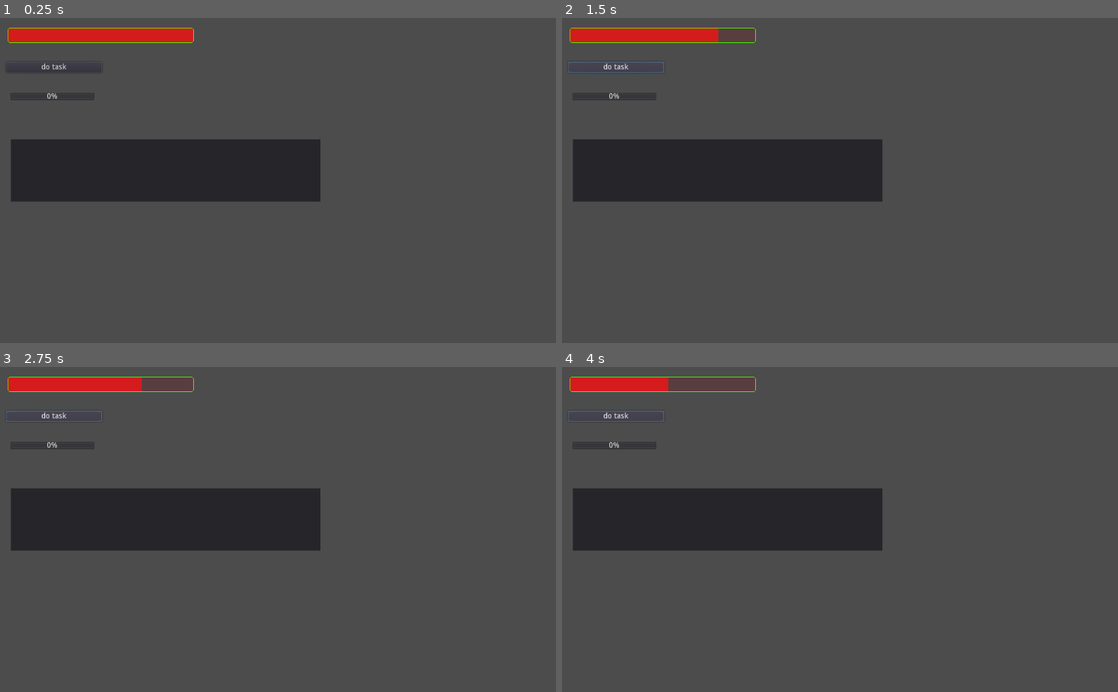
Above: before the commit, frames 1-4 (two rows, left to right).
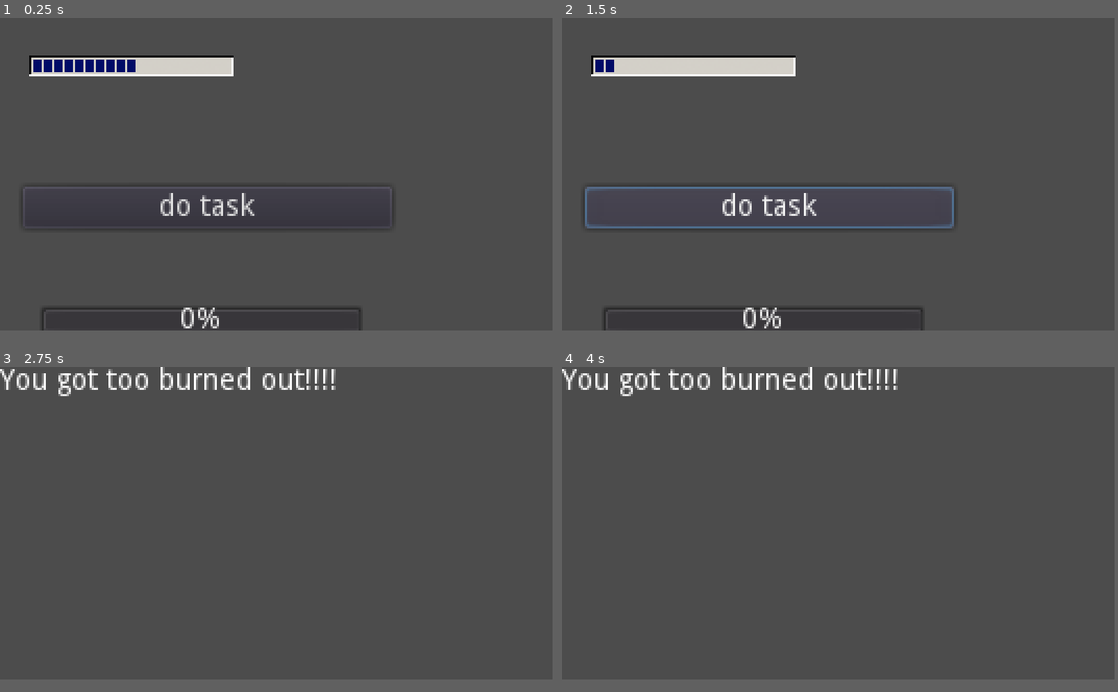
Above: after the commit, the same moments.

Repository: verazhong19/burnout_game
Game: Godot game, scene res://health_bar.tscn
Two runs of this game, one before a commit and one after it. Both use one fixed random seed, a clock stepped at 60 frames per second and the inputs below.
Inputs:
- Up to frame 1 (0.25 s): no input
- Up to frame 2 (1.5 s): click "do task" at 0.5 s; click "do task" at 1.25 s
- Up to frame 3 (2.75 s): click "do task" at 2 s
- Up to frame 4 (4 s): tap Enter at 2.75 s; tap Space at 3.5 s
In our replay, the window is 800x468 before the commit and 795x450 after it. These sizes can differ from the game's own. Grey fills any space a smaller window leaves; there, only what the larger window draws over its background counts as a difference.

The runs differ from the first frame. In frame 1, 15% of the frame differs, in the area x 1-65%, y 2-97%; in frame 2, 16%, in the area x 1-71%, y 2-97%; in frame 3, 13%; in frame 4, 13%.

Commit message:
progress bar w/ asset

Diff:
--- a/healthBar.gd
+++ b/healthBar.gd
@@ -4,10 +4,11 @@
 var newHealth
 var currentTaskTime
 var newTaskTime
-var timer = 1
+var timer = 10
 onready var damage_button = $damage_button
 var taskTimer = 1
 var taskActive =  false
+var full=190
 
 func _ready():
 	damage_button.connect("pressed", self, "_button_pressed")
@@ -15,7 +16,7 @@
 
 func _process(delta):
 	currentHealth = get_node("TextureProgress").get_value()
-	if currentHealth <100:
+	if currentHealth <full:
 		timer -= delta
 		if timer < 0:
 			print('heal!')
@@ -40,11 +41,11 @@
 
 func setDamage():
 	currentHealth = get_node("TextureProgress").get_value()
-	newHealth = get_node("TextureProgress").set_value(currentHealth - 10)
+	newHealth = get_node("TextureProgress").set_value(currentHealth - 40)
 
 func passiveHeal():
 	currentHealth = get_node("TextureProgress").get_value()
-	newHealth = get_node("TextureProgress").set_value(currentHealth + 1)
+	newHealth = get_node("TextureProgress").set_value(currentHealth + 10)
 
 func taskRun():
 	taskActive = true
--- a/health_bar.tscn
+++ b/health_bar.tscn
@@ -1,8 +1,8 @@
 [gd_scene load_steps=4 format=2]
 
-[ext_resource path="res://assets/health_bar/bar-over.png" type="Texture" id=1]
-[ext_resource path="res://assets/health_bar/bar-progress.png" type="Texture" id=2]
+[ext_resource path="res://assets/energyLevel/process.png" type="Texture" id=2]
 [ext_resource path="res://healthBar.gd" type="Script" id=3]
+[ext_resource path="res://assets/energyLevel/bar.png" type="Texture" id=4]
 
 [node name="UI" type="Control"]
 margin_right = 40.0
@@ -12,20 +12,13 @@
 [node name="TextureProgress" type="TextureProgress" parent="."]
 margin_left = 14.0
 margin_top = 18.0
-margin_right = 357.0
-margin_bottom = 46.0
+margin_right = 112.0
+margin_bottom = 28.0
+max_value = 190.0
 value = 100.0
-texture_under = ExtResource( 2 )
-texture_over = ExtResource( 1 )
+texture_under = ExtResource( 4 )
 texture_progress = ExtResource( 2 )
-tint_under = Color( 0.345098, 0.243137, 0.243137, 1 )
-tint_over = Color( 0.266667, 1, 0, 1 )
-tint_progress = Color( 0.831373, 0.109804, 0.109804, 1 )
-nine_patch_stretch = true
-stretch_margin_left = 3
-stretch_margin_top = 3
-stretch_margin_right = 3
-stretch_margin_bottom = 3
+texture_progress_offset = Vector2( 2, 2 )
 
 [node name="damage_button" type="Button" parent="."]
 margin_left = 11.0
--- a/new_script.gd
+++ /dev/null
@@ -1,16 +0,0 @@
-extends Node
-
-
-# Declare member variables here. Examples:
-# var a = 2
-# var b = "text"
-
-
-# Called when the node enters the scene tree for the first time.
-func _ready():
-	pass # Replace with function body.
-
-
-# Called every frame. 'delta' is the elapsed time since the previous frame.
-#func _process(delta):
-#	pass
--- a/project.godot
+++ b/project.godot
@@ -14,9 +14,42 @@
 run/main_scene="res://health_bar.tscn"
 config/icon="res://icon.png"
 
+[display]
+
+window/size/width=265
+window/size/height=150
+window/size/test_width=1024
+window/size/test_height=600
+window/stretch/mode="viewport"
+window/stretch/aspect="keep"
+
 [gui]
 
 common/drop_mouse_on_gui_input_disabled=true
+
+[importer_defaults]
+
+texture={
+"compress/bptc_ldr": 0,
+"compress/hdr_mode": 0,
+"compress/lossy_quality": 0.7,
+"compress/mode": 0,
+"compress/normal_map": 0,
+"detect_3d": true,
+"flags/anisotropic": false,
+"flags/filter": false,
+"flags/mipmaps": false,
+"flags/repeat": 0,
+"flags/srgb": 2,
+"process/HDR_as_SRGB": false,
+"process/fix_alpha_border": true,
+"process/invert_color": false,
+"process/normal_map_invert_y": false,
+"process/premult_alpha": false,
+"size_limit": 0,
+"stream": false,
+"svg/scale": 4.0
+}
 
 [physics]
 
@@ -25,6 +58,7 @@
 [rendering]
 
 quality/driver/driver_name="GLES2"
+2d/snapping/use_gpu_pixel_snap=true
 vram_compression/import_etc=true
 vram_compression/import_etc2=false
 environment/default_environment="res://default_env.tres"
Binary file added: assets/energyLevel/bar.png
Not shown, added: assets/energyLevel/bar.png.import
Binary file added: assets/energyLevel/process.png
Not shown, added: assets/energyLevel/process.png.import
Not shown, changed: .DS_Store
Not shown, changed: assets/.DS_Store
